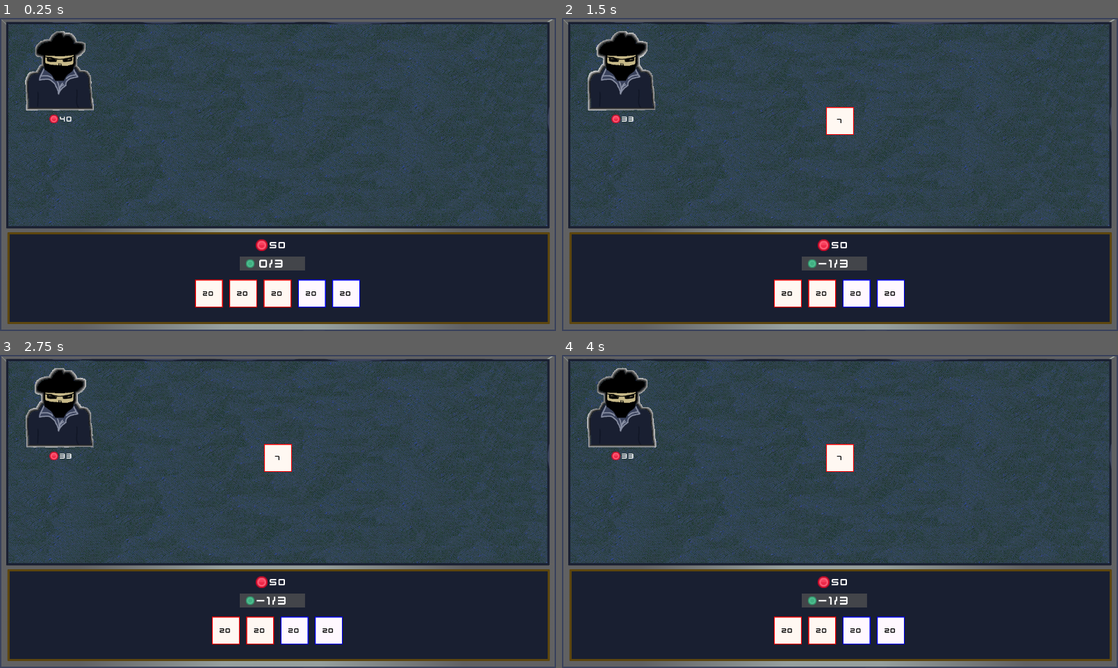
Above: before the commit, frames 1-4 (two rows, left to right).
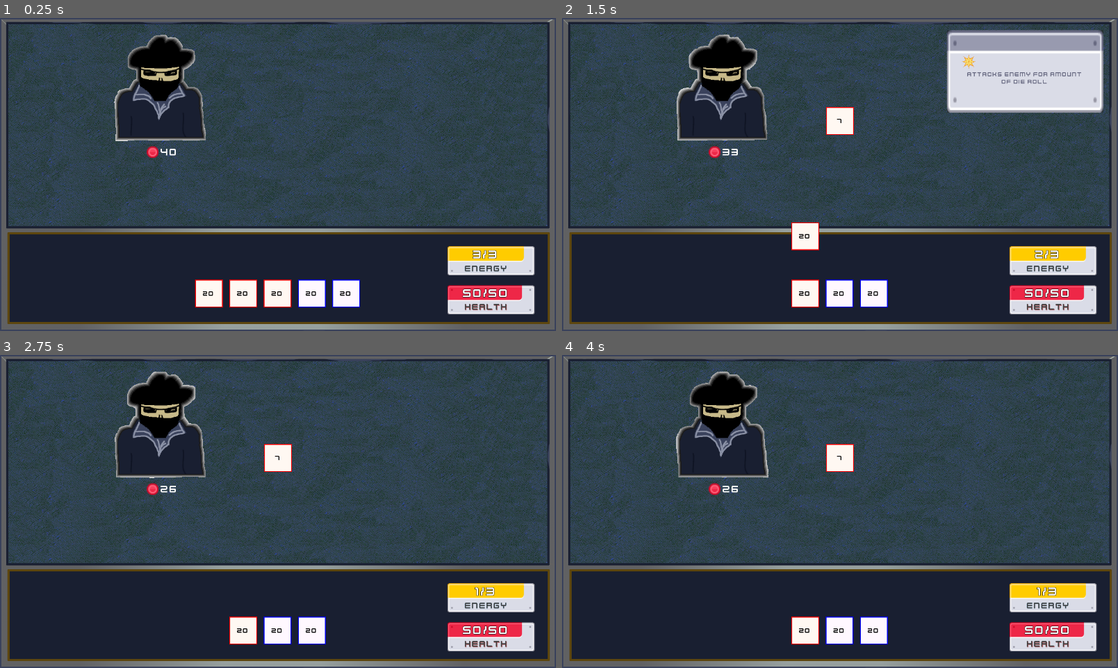
Above: after the commit, the same moments.

Repository: platopixel/d20
Game: Godot game, scene res://scenes/main.tscn
Same seed, same stepped clock (60 frames per second), same inputs: the game is played once before the commit and once after it.
Inputs (mouse positions are in pixels of both pictures, inside the frame that each line leads up to):
- Up to frame 1 (0.25 s): no input
- Up to frame 2 (1.5 s): tap Enter at 0.5 s; drag from (773, 293) to (840, 121) at 0.52 s; drag from (789, 293) to (840, 121) at 1.27 s
- Up to frame 3 (2.75 s): move the mouse to (261, 630) at 2.02 s; press the mouse at (261, 630) at 2.03 s
- Up to frame 4 (4 s): release the mouse at (823, 630) at 2.75 s; tap Space at 2.75 s; drag from (856, 630) to (840, 458) at 2.77 s; tap Enter at 3.5 s; drag from (890, 630) to (867, 511) at 3.52 s

The runs differ from the first frame. In frame 1, 9.9% of the frame differs, in the area x 4-97%, y 4-95%; in frame 2, 19%, in the area x 4-98%, y 3-95%; in frame 3, 11%; in frame 4, 11%.

Commit message:
add health and energy image

Diff:
--- a/characters/player/player.tres
+++ b/characters/player/player.tres
@@ -8,4 +8,5 @@
 starting_deck = ExtResource("2_adacb")
 dice_per_turn = 4
 max_energy = 3
+starting_energy = 3
 max_hp = 50
--- a/custom_resources/die_model.gd
+++ b/custom_resources/die_model.gd
@@ -39,7 +39,9 @@
 
 func play(targets: Array[Node], player_stats: PlayerStats, roll) -> void:
 	Events.die_played.emit(self)
+	print('energy before: ', player_stats.energy)
 	player_stats.energy -= cost
+	print('energy after: ', player_stats.energy)
 
 	apply_effects(_get_targets(targets), roll)
 
--- a/custom_resources/player_stats.gd
+++ b/custom_resources/player_stats.gd
@@ -11,6 +11,7 @@
 
 
 func set_energy(value: int) -> void:
+	print('set starting energy:', value)
 	energy = value
 	stats_changed.emit()
 
--- a/custom_resources/stats.gd
+++ b/custom_resources/stats.gd
@@ -2,7 +2,7 @@
 
 signal stats_changed
 
-@export var max_hp := 1
+@export var max_hp := 999
 @export var art: Texture
 
 var hp: int : set = set_hp
--- a/player.gd
+++ b/player.gd
@@ -6,7 +6,7 @@
 
 
 func set_player_stats(value: PlayerStats) -> void:
-	stats = value.create_instance()
+	stats = value
 
 	if not stats.stats_changed.is_connected(update_stats):
 		stats.stats_changed.connect(update_stats)
--- a/scenes/dice/die.gd
+++ b/scenes/dice/die.gd
@@ -24,7 +24,7 @@
 # Called when the node enters the scene tree for the first time.
 func _ready() -> void:
 	Events.die_drag_started.connect(_on_die_drag_started)
-	Events.die_drag_started.connect(_on_die_drag_ended)
+	Events.die_drag_ended.connect(_on_die_drag_ended)
 	die_state_machine.init(self)
 
 
--- a/scenes/game_table.tscn
+++ b/scenes/game_table.tscn
@@ -11,6 +11,7 @@
 [ext_resource type="PackedScene" uid="uid://dr2o56k61bc2t" path="res://scenes/ui/energy_ui.tscn" id="8_g1wg8"]
 [ext_resource type="Resource" uid="uid://bo2k5hhiu37r4" path="res://characters/player/player.tres" id="8_w6sov"]
 [ext_resource type="PackedScene" uid="uid://dcn4hskvgsfw7" path="res://scenes/ui/tooltip.tscn" id="10_s1a8w"]
+[ext_resource type="PackedScene" uid="uid://dd4vhrh5g6fdr" path="res://scenes/ui/health_ui.tscn" id="12_12l0y"]
 
 [sub_resource type="CanvasItemMaterial" id="CanvasItemMaterial_vbntx"]
 
@@ -33,8 +34,7 @@
 debug_color = Color(0, 0.6, 0.701961, 0.176471)
 
 [node name="Enemy" parent="." instance=ExtResource("2_4f4xb")]
-position = Vector2(57, 19)
-scale = Vector2(0.75, 0.75)
+position = Vector2(262, 24)
 stats = ExtResource("3_w0t0n")
 
 [node name="Player" parent="." groups=["player"] instance=ExtResource("7_txw2l")]
@@ -85,11 +85,19 @@
 player_stats = ExtResource("8_w6sov")
 
 [node name="Tooltip" parent="BattleUI" instance=ExtResource("10_s1a8w")]
-offset_top = 18.0
-offset_bottom = 208.0
+offset_left = 246.0
+offset_top = 28.0
+offset_right = 606.0
+offset_bottom = 218.0
 
-[node name="EnergyUI" parent="." instance=ExtResource("8_g1wg8")]
-offset_left = 552.0
-offset_top = 549.0
-offset_right = 702.0
-offset_bottom = 581.0
+[node name="EnergyUI" parent="BattleUI" instance=ExtResource("8_g1wg8")]
+offset_left = 1030.0
+offset_top = 525.0
+offset_right = 1231.0
+offset_bottom = 592.0
+
+[node name="HealthUI" parent="." instance=ExtResource("12_12l0y")]
+offset_left = 1030.0
+offset_top = 615.0
+offset_right = 1231.0
+offset_bottom = 682.0
--- a/scenes/ui/energy_ui.gd
+++ b/scenes/ui/energy_ui.gd
@@ -5,8 +5,13 @@
 @onready var energy_label: Label = $EnergyLabel
 
 
+func _ready() -> void:
+	player_stats.energy = 3
+
+
 func _set_player_stats(value: PlayerStats) -> void:
 	player_stats = value
+	print('energy ui:', player_stats.energy)
 
 	if not player_stats.stats_changed.is_connected(_on_stats_changed):
 		player_stats.stats_changed.connect(_on_stats_changed)
@@ -18,4 +23,5 @@
 
 
 func _on_stats_changed() -> void:
+	print('energy ui stats changed: ', player_stats.energy)
 	energy_label.text = "%s/%s" % [player_stats.energy, player_stats.max_energy]
--- a/scenes/ui/energy_ui.tscn
+++ b/scenes/ui/energy_ui.tscn
@@ -1,35 +1,49 @@
-[gd_scene load_steps=6 format=3 uid="uid://dr2o56k61bc2t"]
+[gd_scene load_steps=5 format=3 uid="uid://dr2o56k61bc2t"]
 
 [ext_resource type="Theme" uid="uid://d3nt4vpn2j01h" path="res://main_theme.tres" id="1_ei630"]
 [ext_resource type="Script" path="res://scenes/ui/energy_ui.gd" id="1_s3c3n"]
 [ext_resource type="Resource" uid="uid://bo2k5hhiu37r4" path="res://characters/player/player.tres" id="2_jik25"]
-[ext_resource type="Texture2D" uid="uid://nour4rq8rb3l" path="res://assets/green_circle.png" id="3_lnxi0"]
-
-[sub_resource type="StyleBoxFlat" id="StyleBoxFlat_5qokg"]
-bg_color = Color(0.6, 0.6, 0.6, 0.329412)
+[ext_resource type="Texture2D" uid="uid://di8yhncj3khd3" path="res://assets/energy_bar.png" id="4_oksul"]
 
 [node name="EnergyUI" type="Panel"]
-offset_right = 150.0
-offset_bottom = 32.0
+offset_right = 201.0
+offset_bottom = 67.0
 theme = ExtResource("1_ei630")
 script = ExtResource("1_s3c3n")
 player_stats = ExtResource("2_jik25")
 
 [node name="TextureRect" type="TextureRect" parent="."]
 layout_mode = 0
-offset_left = 14.0
-offset_top = 6.0
-offset_right = 34.0
-offset_bottom = 26.0
-texture = ExtResource("3_lnxi0")
+offset_right = 201.0
+offset_bottom = 67.0
+texture = ExtResource("4_oksul")
+stretch_mode = 4
 
 [node name="EnergyLabel" type="Label" parent="."]
 layout_mode = 0
-offset_right = 150.0
-offset_bottom = 32.0
+offset_left = 14.0
+offset_top = 3.0
+offset_right = 164.0
+offset_bottom = 35.0
 theme = ExtResource("1_ei630")
+theme_override_colors/font_outline_color = Color(0, 0, 0, 1)
+theme_override_constants/outline_size = 3
 theme_override_font_sizes/font_size = 28
-theme_override_styles/normal = SubResource("StyleBoxFlat_5qokg")
 text = "3/3"
 horizontal_alignment = 1
 vertical_alignment = 1
+
+[node name="RichTextLabel" type="RichTextLabel" parent="."]
+layout_mode = 0
+offset_left = 20.0
+offset_top = 40.0
+offset_right = 161.0
+offset_bottom = 64.0
+theme_override_colors/default_color = Color(0.233925, 0.233925, 0.233925, 1)
+theme_override_colors/font_shadow_color = Color(0.691803, 0.84585, 0.955869, 1)
+theme_override_constants/shadow_offset_y = 0
+theme_override_constants/shadow_offset_x = 0
+theme_override_constants/shadow_outline_size = 2
+theme_override_font_sizes/normal_font_size = 20
+bbcode_enabled = true
+text = "[center]ENERGY[/center]"
--- /dev/null
+++ b/scenes/ui/health_ui.tscn
@@ -0,0 +1,41 @@
+[gd_scene load_steps=3 format=3 uid="uid://dd4vhrh5g6fdr"]
+
+[ext_resource type="Theme" uid="uid://d3nt4vpn2j01h" path="res://main_theme.tres" id="1_6r4p4"]
+[ext_resource type="Texture2D" uid="uid://cd8yentl5nhct" path="res://assets/health_bar.png" id="2_a7nor"]
+
+[node name="HealthUI" type="Panel"]
+offset_right = 201.0
+offset_bottom = 67.0
+theme = ExtResource("1_6r4p4")
+
+[node name="TextureRect" type="TextureRect" parent="."]
+layout_mode = 0
+offset_right = 201.0
+offset_bottom = 67.0
+texture = ExtResource("2_a7nor")
+expand_mode = 1
+
+[node name="HPLabel" type="Label" parent="."]
+layout_mode = 0
+offset_left = 22.0
+offset_top = 2.0
+offset_right = 157.0
+offset_bottom = 34.0
+theme_override_colors/font_outline_color = Color(0, 0, 0, 1)
+theme_override_constants/outline_size = 3
+theme_override_font_sizes/font_size = 28
+text = "50/50"
+horizontal_alignment = 1
+vertical_alignment = 1
+
+[node name="RichTextLabel" type="RichTextLabel" parent="."]
+layout_mode = 0
+offset_left = 16.0
+offset_top = 38.0
+offset_right = 165.0
+offset_bottom = 64.0
+theme_override_colors/default_color = Color(0.235294, 0.235294, 0.235294, 1)
+theme_override_colors/font_shadow_color = Color(0.70613, 0.391842, 0.415862, 1)
+theme_override_font_sizes/normal_font_size = 20
+bbcode_enabled = true
+text = "[center]HEALTH[/center]"
--- a/scenes/ui/player.tscn
+++ b/scenes/ui/player.tscn
@@ -1,9 +1,11 @@
-[gd_scene load_steps=3 format=3 uid="uid://7h0jvdjn6qic"]
+[gd_scene load_steps=4 format=3 uid="uid://7h0jvdjn6qic"]
 
 [ext_resource type="Script" path="res://player.gd" id="1_dowgb"]
 [ext_resource type="PackedScene" uid="uid://q1ohca522r4x" path="res://scenes/ui/stats_ui.tscn" id="2_p8sek"]
+[ext_resource type="Script" path="res://custom_resources/player_stats.gd" id="2_s5llr"]
 
 [node name="Player" type="Node2D"]
 script = ExtResource("1_dowgb")
+stats = ExtResource("2_s5llr")
 
 [node name="StatsUI" parent="." instance=ExtResource("2_p8sek")]
Binary file added: assets/energy_bar.png
Not shown, added: assets/energy_bar.png.import
Binary file added: assets/health_bar.png
Not shown, added: assets/health_bar.png.import
Not shown: 1 places in scenes/game_table.tscn that only renumber resources
